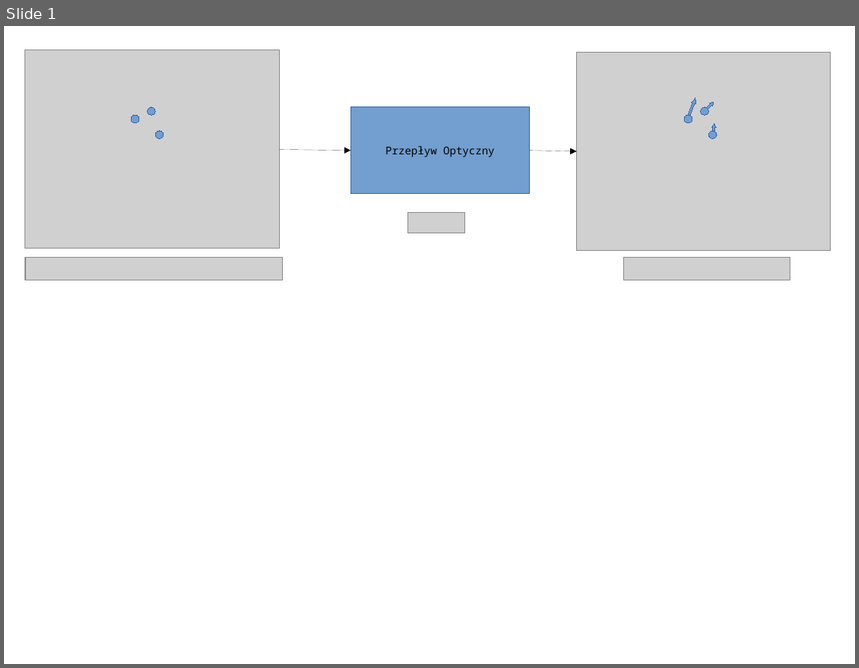
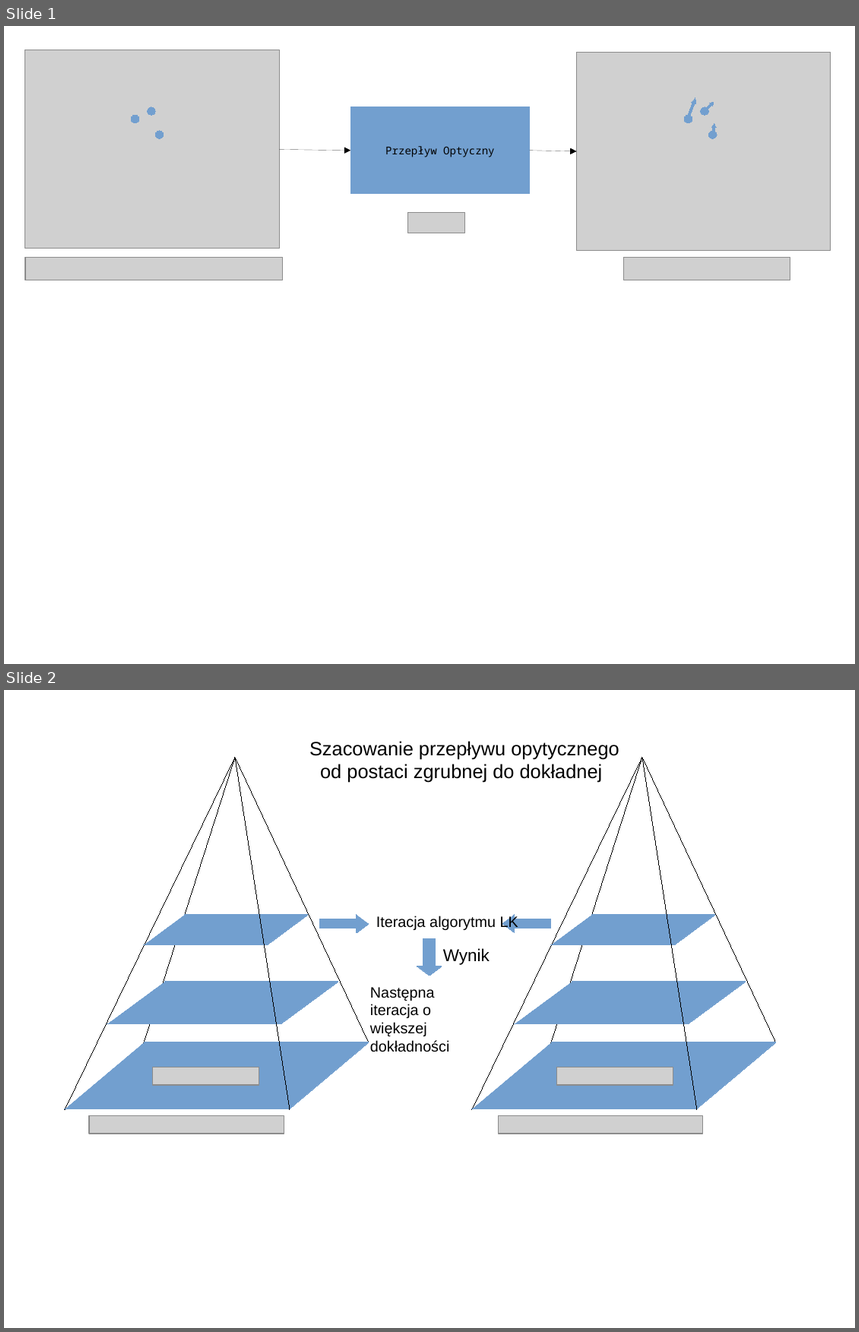
Before and after one commit to afronski/hand-feature-points-tracking, a slide deck: doc/original-pictures/Pictures.odp. Shown one above the other, each under a label of ours: slide 1 before the commit, slides 1 and 2 after it. The pictures are 859x668 and 859x1332 pixels, drawn with LibreOffice and Linux fonts; fonts in the diff are those of the drawing; grey boxes stand for pictures; background and template pictures are left out. Boxes give left, top, right and bottom in pixels: in the first picture for what was removed or moved away, otherwise in the second. Text is boxed around its words. In the diff, an @@ line names an element or a change of style, - is before the commit and + after.

```diff
--- a/doc/original-pictures/Pictures.odp
+++ b/doc/original-pictures/Pictures.odp
@@ slide 2 added at [4, 690, 855, 1328], background #FFFFFF @@
@@ line added from (235, 757) to (65, 1110), #000000 0 pt @@
@@ line added from (235, 757) to (144, 1043), #000000 0 pt @@
@@ line added from (235, 757) to (369, 1043), #000000 0 pt @@
@@ line added from (235, 757) to (290, 1110), #000000 0 pt @@
@@ text added at [310, 741, 620, 783], 18 pt, text #000000 @@
+Szacowanie przepływu opytycznego
+od postaci zgrubnej do dokładnej
@@ line added from (643, 757) to (472, 1110), #000000 0 pt @@
@@ line added from (643, 757) to (552, 1043), #000000 0 pt @@
@@ line added from (643, 757) to (776, 1043), #000000 0 pt @@
@@ line added from (643, 757) to (698, 1110), #000000 0 pt @@
@@ parallelogram added at [144, 915, 308, 945], fill #729FCF, outline #729FCF 0 pt @@
@@ right arrow added at [320, 915, 369, 933], fill #729FCF, outline #729FCF 0 pt @@
@@ text added at [376, 916, 519, 931], 14 pt, text #000000 @@
+Iteracja algorytmu LK
@@ right arrow added at [503, 914, 552, 933], fill #729FCF, outline #729FCF 0 pt @@
@@ parallelogram added at [552, 915, 716, 945], fill #729FCF, outline #729FCF 0 pt @@
@@ down arrow added at [417, 939, 441, 976], fill #729FCF, outline #729FCF 0 pt @@
@@ text added at [443, 948, 490, 965], 16 pt, text #000000 @@
+Wynik
@@ parallelogram added at [107, 982, 338, 1024], fill #729FCF, outline #729FCF 0 pt @@
@@ parallelogram added at [515, 982, 746, 1024], fill #729FCF, outline #729FCF 0 pt @@
@@ text added at [370, 987, 449, 1053], 14 pt, text #000000 @@
+Następna iteracja o większej dokładności
@@ parallelogram added at [65, 1043, 370, 1110], fill #729FCF, outline #729FCF 0 pt @@
@@ parallelogram added at [472, 1043, 776, 1110], fill #729FCF, outline #729FCF 0 pt @@
@@ picture added at [152, 1068, 259, 1085] @@
@@ picture added at [558, 1068, 674, 1085] @@
@@ picture added at [89, 1116, 284, 1134] @@
@@ picture added at [498, 1116, 704, 1134] @@
@@ slide 1 changed as well @@
@@ outline #3465AF 0 pt to #729FCF 0 pt in 10 elements at [351, 107, 530, 194], [155, 131, 164, 138], [132, 115, 140, 123], [148, 107, 156, 115], [703, 101, 715, 113], [701, 107, 709, 115], [711, 123, 718, 138], [709, 131, 718, 138], [686, 97, 698, 120], [684, 115, 693, 123] @@
```
Also in this commit, not shown: 3 other slides added, 5 other files.
